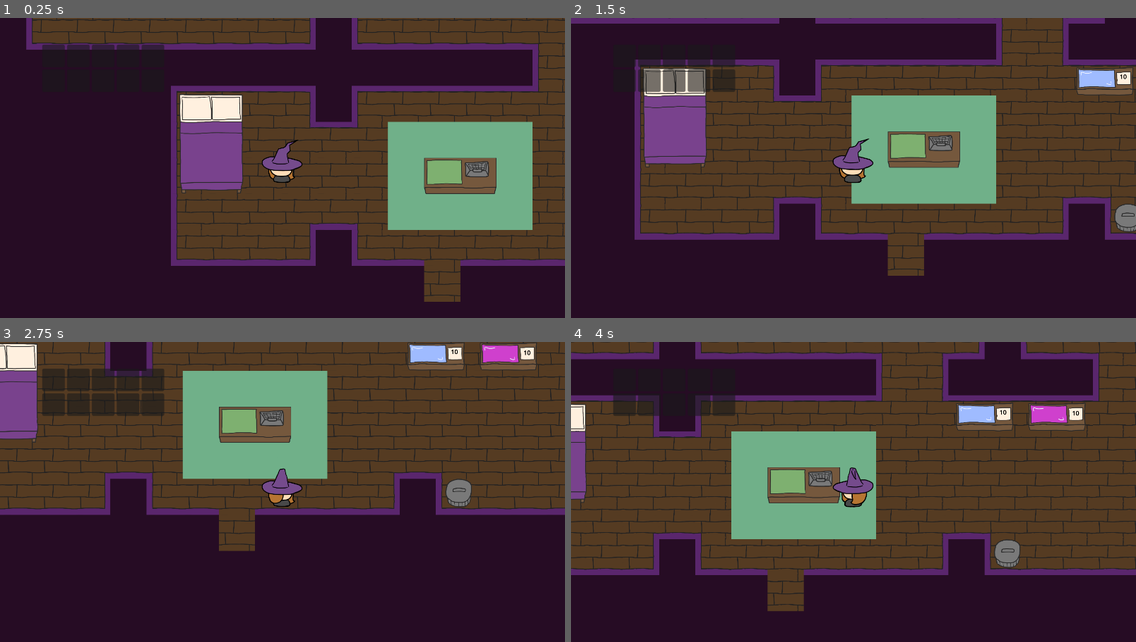
Above: before the commit, frames 1-4 (two rows, left to right).
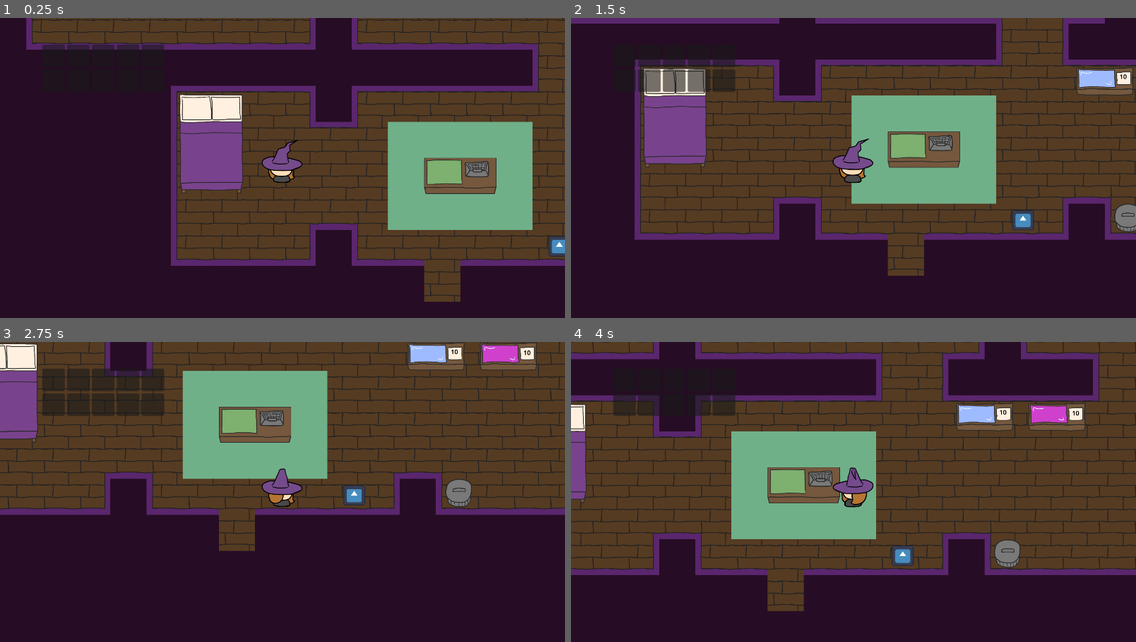
Above: after the commit, the same moments.

Repository: monaimerr/Ryhm-2
Game: Godot game, scene res://scenes/main/main.tscn
Two runs of this game, one before a commit and one after it. Both use one fixed random seed, a clock stepped at 60 frames per second and the inputs below. The engine's default icon, where the game draws it, is replaced by a stand-in: a white triangle on a blue panel in a dark square.
Inputs (mouse positions are in pixels of both pictures, inside the frame that each line leads up to):
- Up to frame 1 (0.25 s): no input
- Up to frame 2 (1.5 s): tap Enter at 0.5 s; move the mouse to (977, 153) at 0.52 s; hold D (right) 0.53-1.28 s; hold E (interact) 0.53-1.28 s; click (977, 153) at 0.67 s; move the mouse to (740, 183) at 1.27 s; hold S (down) from 1.28 s (still down); tap R (alternative interact) at 1.35 s
- Up to frame 3 (2.75 s): tap E (interact) at 1.55 s; move the mouse to (339, 426) at 2.02 s; release S (down) at 2.03 s; hold D (right) from 2.03 s (still down); hold E (interact) from 2.03 s (still down)
- Up to frame 4 (4 s): move the mouse to (825, 552) at 2.77 s; release D (right) at 2.78 s; release E (interact) at 2.78 s; hold W (up) 2.78-3.53 s; tap E (interact) at 2.85, 3.8 s; click (825, 552) at 2.92 s; move the mouse to (1023, 537) at 3.52 s; hold A (left) from 3.53 s (still down); hold R (alternative interact) from 3.53 s (still down)

The runs differ from the first frame. In frame 1, 0.2% of the frame differs, in the area x 97-100%, y 72-80%; in frame 2, 0.2%; in frame 3, 0.3%, in the area x 60-65%, y 47-55%; in frame 4, 0.3%.

Commit message:
Added openSign scene which allows the shop to be opened and closed

Diff:
--- /dev/null
+++ b/flask/scenes/entities/objects/open_sign.tscn
@@ -0,0 +1,33 @@
+[gd_scene load_steps=6 format=3 uid="uid://c2xenh7dy44e0"]
+
+[ext_resource type="Script" uid="uid://7b2vqdd5f7ck" path="res://scripts/entities/objects/open_sign.gd" id="1_aju14"]
+[ext_resource type="PackedScene" uid="uid://b1keub3h102q6" path="res://scenes/interaction/interaction_area.tscn" id="1_y8vd5"]
+[ext_resource type="Texture2D" uid="uid://cyp6ptlwrgc78" path="res://art/icon.svg" id="2_aju14"]
+
+[sub_resource type="RectangleShape2D" id="RectangleShape2D_numf2"]
+size = Vector2(260.5, 266.5)
+
+[sub_resource type="RectangleShape2D" id="RectangleShape2D_4imkt"]
+size = Vector2(184, 181)
+
+[node name="OpenSign" type="Node2D"]
+script = ExtResource("1_aju14")
+
+[node name="Interactable" parent="." instance=ExtResource("1_y8vd5")]
+interact_name = "[E] to interact"
+
+[node name="CollisionShape2D" type="CollisionShape2D" parent="Interactable"]
+position = Vector2(-2.75, -50.75)
+shape = SubResource("RectangleShape2D_numf2")
+
+[node name="Sprite2D" type="Sprite2D" parent="."]
+position = Vector2(-0.499999, -17.4687)
+scale = Vector2(1.39844, 1.3208)
+texture = ExtResource("2_aju14")
+
+[node name="StaticBody2D" type="StaticBody2D" parent="."]
+
+[node name="CollisionShape2D" type="CollisionShape2D" parent="StaticBody2D"]
+position = Vector2(0, -16)
+shape = SubResource("RectangleShape2D_4imkt")
+debug_color = Color(0.912845, 0.276706, 0.255932, 0.42)
--- a/flask/scenes/main/main.tscn
+++ b/flask/scenes/main/main.tscn
@@ -19,6 +19,7 @@
 [ext_resource type="Resource" uid="uid://ohpw0e7jts55" path="res://resources/items/ingredients/shard_of_nothing.tres" id="14_0bhws"]
 [ext_resource type="Resource" uid="uid://d38v75kp6eqn2" path="res://resources/items/ingredients/shard_of_space.tres" id="15_62atk"]
 [ext_resource type="PackedScene" uid="uid://u8dknx7yj2p2" path="res://scenes/entities/objects/cauldron.tscn" id="17_necax"]
+[ext_resource type="PackedScene" uid="uid://c2xenh7dy44e0" path="res://scenes/entities/objects/open_sign.tscn" id="18_pg34l"]
 [ext_resource type="Script" uid="uid://fqjy4w760p41" path="res://scripts/entities/characters/NPCs/customer_path.gd" id="20_r4lks"]
 
 [sub_resource type="PlaceholderTexture2D" id="PlaceholderTexture2D_l3cfh"]
@@ -40,7 +41,6 @@
 [node name="Cauldron" parent="game_level" instance=ExtResource("17_necax")]
 z_index = 1
 position = Vector2(4382.5, 1810)
-scale = Vector2(1, 1)
 
 [node name="WaterShelf" parent="game_level" instance=ExtResource("5_6q06x")]
 position = Vector2(2602.5, 817.5)
@@ -103,8 +103,10 @@
 
 [node name="CollisionShape2D" type="CollisionShape2D" parent="game_level/CounterArea2D"]
 position = Vector2(1100, 1390)
-scale = Vector2(1, 1)
 shape = SubResource("RectangleShape2D_pg34l")
+
+[node name="OpenSign" parent="game_level" instance=ExtResource("18_pg34l")]
+position = Vector2(1925, 1997.5)
 
 [node name="player" parent="." instance=ExtResource("2_o0ihb")]
 z_index = 1
@@ -137,4 +139,5 @@
 wait_time = 5.0
 autostart = true
 
+[connection signal="shop_opened_status_changed" from="game_level/OpenSign" to="CustomerPath" method="_on_open_sign_shop_opened_status_changed"]
 [connection signal="timeout" from="CustomerSpawnTimer" to="CustomerPath" method="_on_customer_spawn_timer_timeout"]
--- a/flask/scripts/entities/characters/NPCs/customer_path.gd
+++ b/flask/scripts/entities/characters/NPCs/customer_path.gd
@@ -3,10 +3,15 @@
 # Loads the scene that is required to spawn new customers
 @onready var customer_path_follow_scene = preload("res://scenes/entities/characters/NPCs/customer_path_follow.tscn")
 @export var max_customers = 3
+var canSpawn = false
 
-# Instanciates a new customer if current customer count is less than max_customers
+# Instanciates a new customer if current customer count is less than max_customers and shop is open
 func _on_customer_spawn_timer_timeout() -> void:
-	if get_child_count() < max_customers:
+	if canSpawn and get_child_count() < max_customers:
 		var instance = customer_path_follow_scene.instantiate()
 		add_child(instance)
 		print(get_child_count())
+
+
+func _on_open_sign_shop_opened_status_changed(shop_open: bool) -> void:
+	canSpawn = shop_open
--- /dev/null
+++ b/flask/scripts/entities/objects/open_sign.gd
@@ -0,0 +1,24 @@
+extends Node2D
+
+@onready var interactable: Area2D = $Interactable
+var open = false
+var opened_today = false
+signal shop_opened_status_changed(shop_open: bool)
+
+func _ready() -> void:
+	interactable.interact = _on_interact
+
+# opens the shop if the shop is currently closed adn hasn't yet been opened today
+func _on_interact():
+	if !open and !opened_today:
+		open = true
+		opened_today = true
+	else:
+		open = false
+	shop_opened_status_changed.emit(open)
+	print(open)
+
+# should be called at the beginning of a new day to reset the state
+func _on_day_changed():
+	open = false
+	opened_today = false
Not shown: 1 places in flask/scenes/main/main.tscn that only renumber resources
Not shown, added: flask/scripts/entities/objects/open_sign.gd.uid
